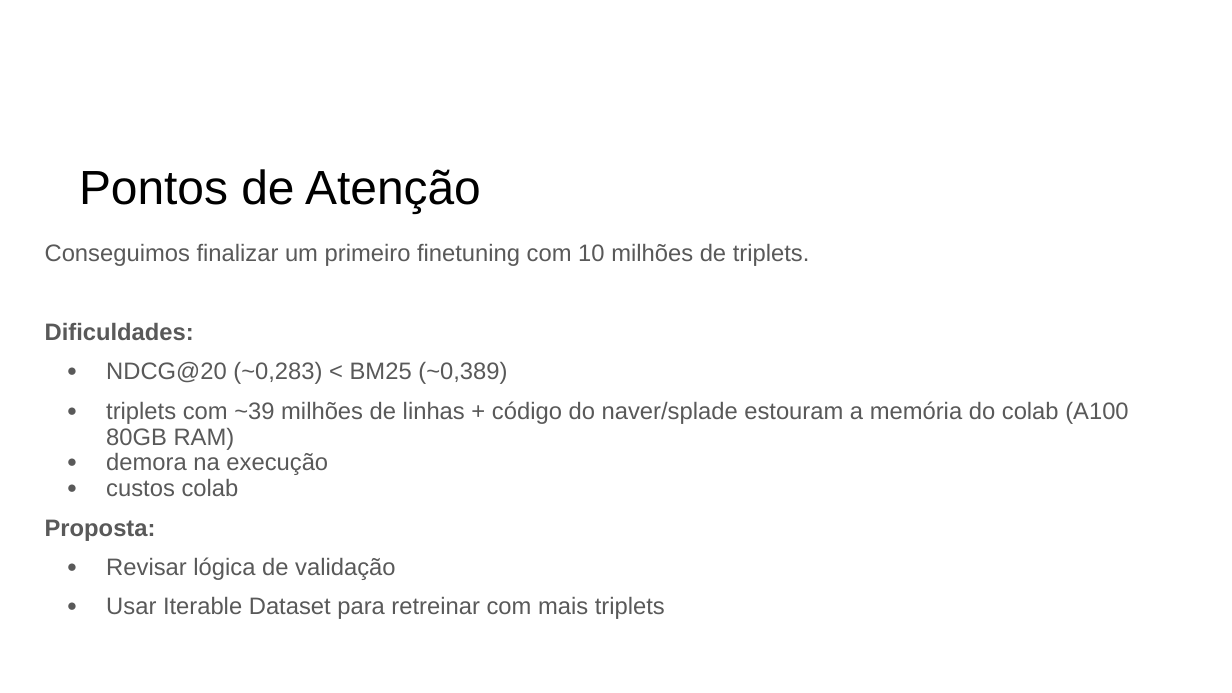
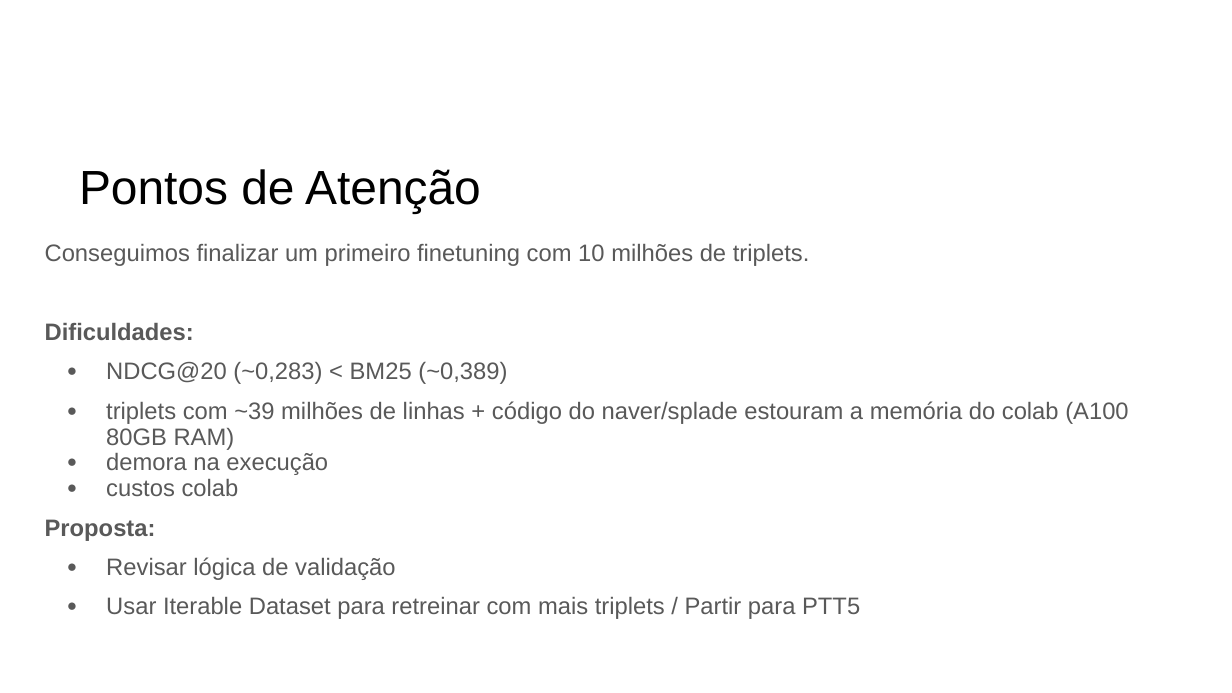
Before and after one commit to leobavila/ia368dd_projeto_final, a slide deck: slide 10 of apresentacoes/Projeto Final - Entrega II.pptx. Drawn at 1232x693 pixels with LibreOffice and Linux fonts; fonts in the diff are those of the drawing. Boxes give left, top, right and bottom in pixels: in the first picture for what was removed or moved away, otherwise in the second. Text is boxed around its words. In the diff, an @@ line names an element or a change of style, - is before the commit and + after.

```diff
--- a/apresentacoes/Projeto Final - Entrega II.pptx
+++ b/apresentacoes/Projeto Final - Entrega II.pptx
@@ text at <box>106,597,860,619</box>: text changed @@
-● Usar Iterable Dataset para retreinar com mais triplets
+● Usar Iterable Dataset para retreinar com mais triplets / Partir para PTT5
```
Also in this commit, not shown: 36 other files.
